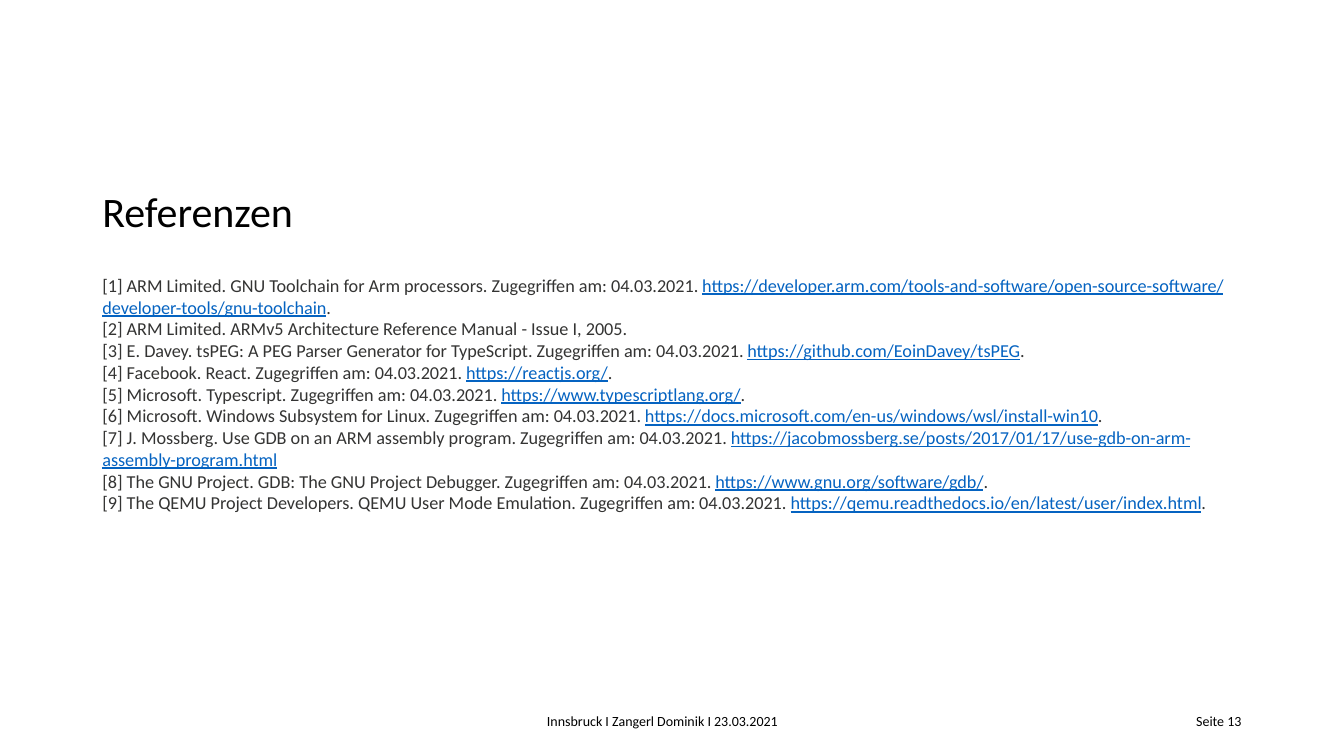
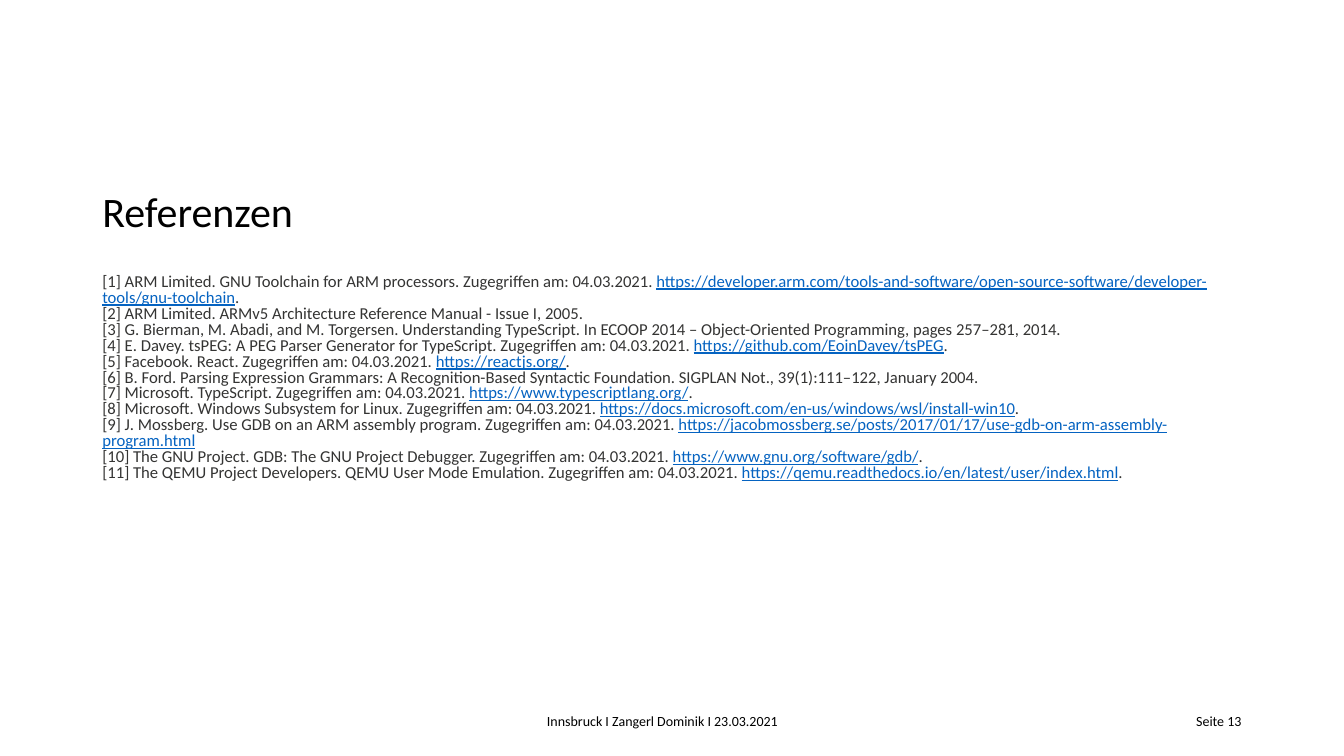
Before and after one commit to Koro95/ARM-Simulator, a slide deck: slide 63 of Latex/Initialpraesentation_anim_Zangerl_Dominik.pptx (slide 59 before the commit). Drawn at 1344x756 pixels with LibreOffice and Linux fonts; fonts in the diff are those of the drawing; background and template pictures are left out. Boxes give left, top, right and bottom in pixels: in the first picture for what was removed or moved away, otherwise in the second. Text is boxed around its words. In the diff, an @@ line names an element or a change of style, - is before the commit and + after.

```diff
--- a/Latex/Initialpraesentation_anim_Zangerl_Dominik.pptx
+++ b/Latex/Initialpraesentation_anim_Zangerl_Dominik.pptx
@@ subtitle at (x1=102, y1=275, x2=1207, y2=306): text changed; size 12.9 to 11.9 pt @@
-[1] ARM Limited. GNU Toolchain for Arm processors. Zugegriffen am: 04.03.2021. https://developer.arm.com/tools-and-software/open-source-software/developer-tools/gnu-toolchain.
+[1] ARM Limited. GNU Toolchain for ARM processors. Zugegriffen am: 04.03.2021. https://developer.arm.com/tools-and-software/open-source-software/developer-tools/gnu-toolchain.
@@ subtitle at (x1=102, y1=321, x2=1167, y2=481): text changed; size 12.9 to 11.9 pt @@
-[3] E. Davey. tsPEG: A PEG Parser Generator for TypeScript. Zugegriffen am: 04.03.2021. https://github.com/EoinDavey/tsPEG.
-[4] Facebook. React. Zugegriffen am: 04.03.2021. https://reactjs.org/.
-[5] Microsoft. Typescript. Zugegriffen am: 04.03.2021. https://www.typescriptlang.org/.
-[6] Microsoft. Windows Subsystem for Linux. Zugegriffen am: 04.03.2021. https://docs.microsoft.com/en-us/windows/wsl/install-win10.
-[7] J. Mossberg. Use GDB on an ARM assembly program. Zugegriffen am: 04.03.2021. https://jacobmossberg.se/posts/2017/01/17/use-gdb-on-arm-assembly-program.html
-[8] The GNU Project. GDB: The GNU Project Debugger. Zugegriffen am: 04.03.2021. https://www.gnu.org/software/gdb/.
-[9] The QEMU Project Developers. QEMU User Mode Emulation. Zugegriffen am: 04.03.2021. https://qemu.readthedocs.io/en/latest/user/index.html.
+[3] G. Bierman, M. Abadi, and M. Torgersen. Understanding TypeScript. In ECOOP 2014 – Object-Oriented Programming, pages 257–281, 2014.
+[4] E. Davey. tsPEG: A PEG Parser Generator for TypeScript. Zugegriffen am: 04.03.2021. https://github.com/EoinDavey/tsPEG.
+[5] Facebook. React. Zugegriffen am: 04.03.2021. https://reactjs.org/.
+[6] B. Ford. Parsing Expression Grammars: A Recognition-Based Syntactic Foundation. SIGPLAN Not., 39(1):111–122, January 2004.
+[7] Microsoft. TypeScript. Zugegriffen am: 04.03.2021. https://www.typescriptlang.org/.
+[8] Microsoft. Windows Subsystem for Linux. Zugegriffen am: 04.03.2021. https://docs.microsoft.com/en-us/windows/wsl/install-win10.
+[9] J. Mossberg. Use GDB on an ARM assembly program. Zugegriffen am: 04.03.2021. https://jacobmossberg.se/posts/2017/01/17/use-gdb-on-arm-assembly-program.html
+[10] The GNU Project. GDB: The GNU Project Debugger. Zugegriffen am: 04.03.2021. https://www.gnu.org/software/gdb/.
+[11] The QEMU Project Developers. QEMU User Mode Emulation. Zugegriffen am: 04.03.2021. https://qemu.readthedocs.io/en/latest/user/index.html.
@@ subtitle at (x1=102, y1=305, x2=583, y2=322): size 12.9 to 11.9 pt in "[2] ARM Limited. ARMv5 Architecture Reference Manual ..."; line spacing 1 to 0.8 @@
```
Also in this commit, not shown: 53 other slides changed, 4 slides added, 6 other files.
